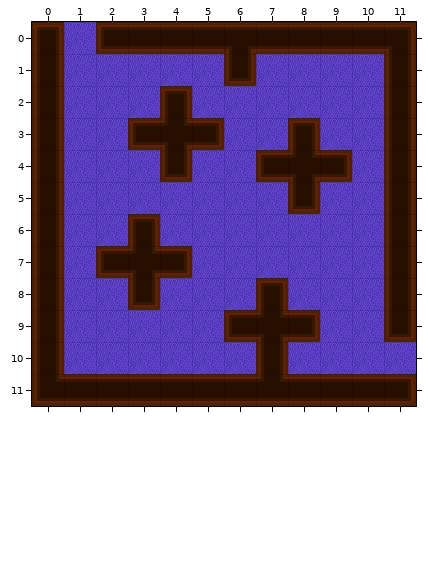
Tiled map, stored at datas/maps/beta3.tmx. Above, as it was before the edit.
Cells are 32x32 px. Shown: x 0..11, y 0..11.
And afterwards:
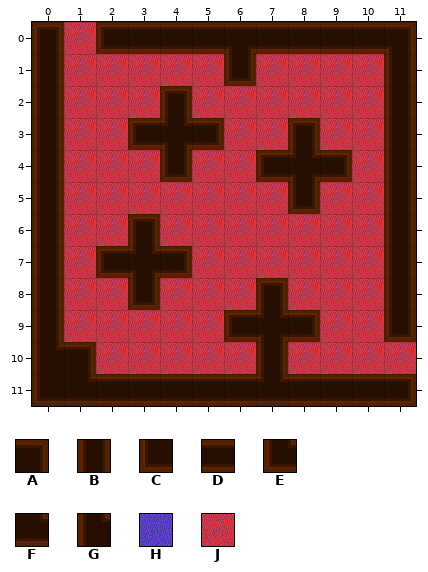
Key: from "min": A 1, B 4, C 8, D 12, E 31, F 43, G 44; from "moquette": H 1, J 7.
_ is an empty cell, # one hidden under a higher layer, . an unchanged one.
Diff:
--- layer "moquette"
@@ x 1..11 @@
- 0 H..........
- 1 HHHHH.HHHH.
- 2 HHH.HHHHHH.
- 3 HH...HH.HH.
- 4 HHH.HH...H.
- 5 HHHHHHH.HH.
- 6 HH.HHHHHHH.
- 7 H...HHHHHH.
- 8 HH.HHH.HHH.
- 9 HHHHH...HH.
-10 HHHHHH.HHHH
+ 0 J..........
+ 1 JJJJJ.JJJJ.
+ 2 JJJ.JJJJJJ.
+ 3 JJ...JJ.JJ.
+ 4 JJJ.JJ...J.
+ 5 JJJJJJJ.JJ.
+ 6 JJ.JJJJJJJ.
+ 7 J...JJJJJJ.
+ 8 JJ.JJJ.JJJ.
+ 9 JJJJJ...JJ.
+10 #JJJJJ.JJJJ
--- layer "Calque de Tile 1"
@@ x 0..1 @@
-10 B_
-11 ED
+10 GA
+11 CF
Changed places in both pictures, as pixel boxes (x1, y1, x2, y2):
changed: (32, 22, 416, 403)
